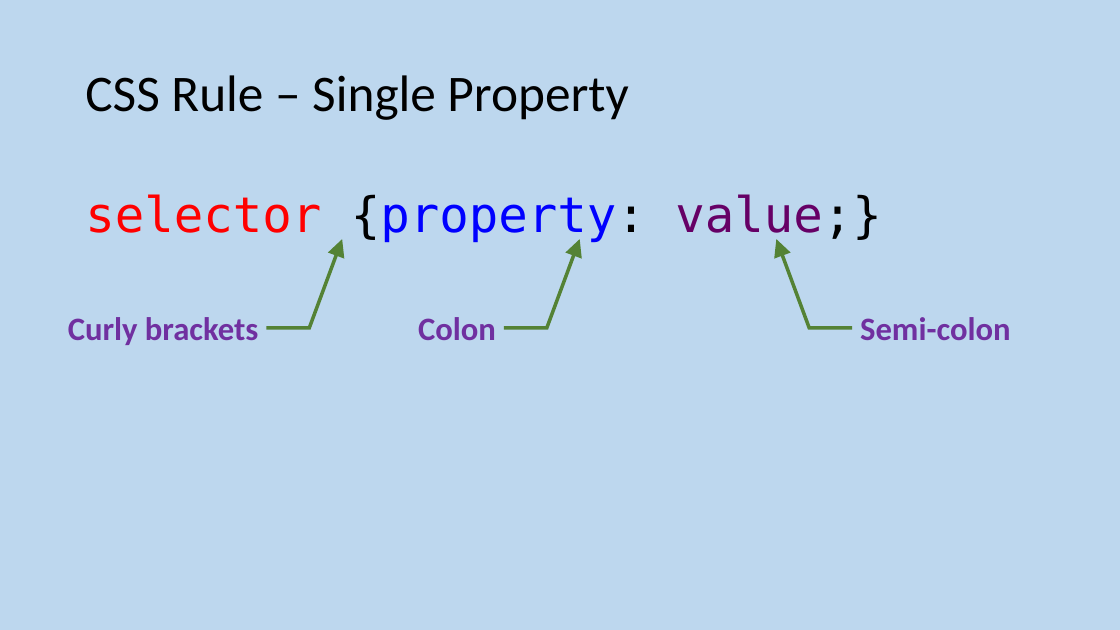
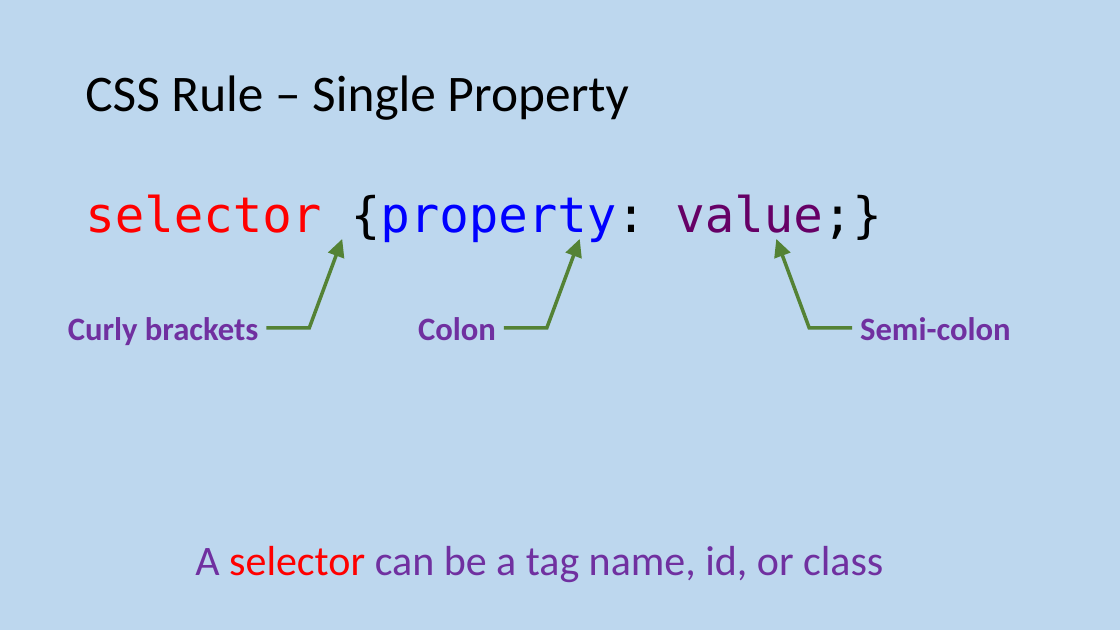
Before and after one commit to MrFriendCS/MrFriendCS.github.io, a slide deck: slide 78 of n5/wdd/N5 CS WDD Slides.pptx (slide 74 before the commit). Drawn at 1120x630 pixels with LibreOffice and Linux fonts; fonts in the diff are those of the drawing. Boxes give left, top, right and bottom in pixels: in the first picture for what was removed or moved away, otherwise in the second. Text is boxed around its words. In the diff, an @@ line names an element or a change of style, - is before the commit and + after.

```diff
--- a/n5/wdd/N5 CS WDD Slides.pptx
+++ b/n5/wdd/N5 CS WDD Slides.pptx
@@ text added at [195, 546, 883, 582], 36 pt, text #7030A0 @@
+A selector can be a tag name, id, or class
```
Also in this commit, not shown: 8 slides added.
